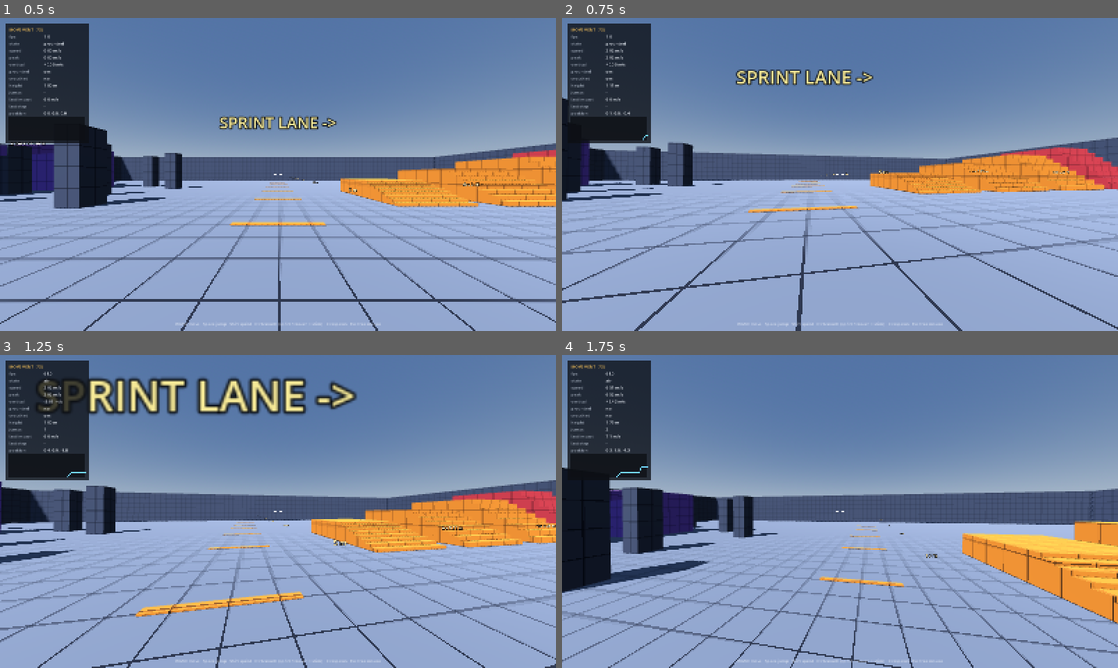
Above: before the commit, frames 1-4 (two rows, left to right).
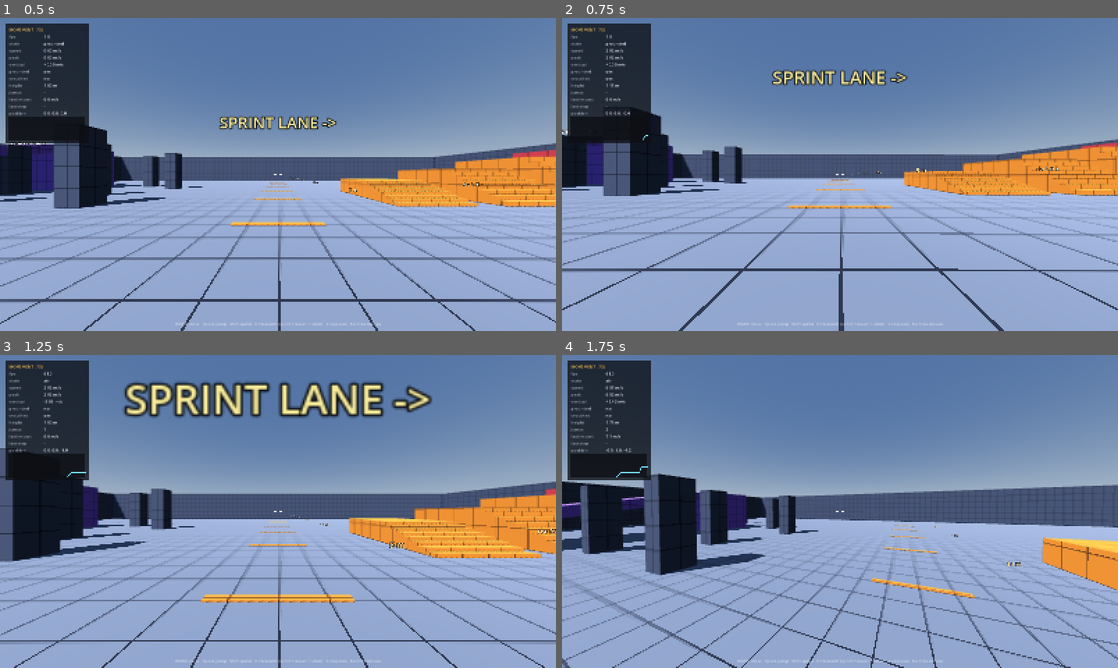
Above: after the commit, the same moments.

Repository: B-2222/BestFPS
Game: Godot game, scene res://scenes/levels/test_arena.tscn
Same seed, same stepped clock (60 frames per second), same inputs: the game is played once before the commit and once after it.
Inputs (mouse positions are in pixels of both pictures, inside the frame that each line leads up to):
- Up to frame 1 (0.5 s): no input
- Up to frame 2 (0.75 s): move the mouse to (867, 174) at 0.52 s; hold W (move_forward) from 0.53 s (still down); hold Ctrl (crouch) from 0.53 s (still down)
- Up to frame 3 (1.25 s): keep holding W (move_forward); keep holding Ctrl (crouch); tap Space (jump) at 0.77, 1.07 s; tap Shift (sprint) at 0.8 s
- Up to frame 4 (1.75 s): keep holding W (move_forward); move the mouse to (812, 511) at 1.27 s; release Ctrl (crouch) at 1.28 s; tap Shift (sprint) at 1.35 s; tap Space (jump) at 1.52, 1.55 s

Frame 1 is identical in both runs. In frame 2, 16% of the frame differs, in the area x 0-100%, y 16-100%; in frame 3, 24%, in the area x 0-100%, y 7-100%; in frame 4, 21%.

Commit message:
feat(ci): browser build published to GitHub Pages
Exports a WebAssembly build on every push and deploys it to Pages, so
the current state is playable from a link instead of requiring a Godot
install. The deploy is gated on the movement smoke test, so a broken
build never reaches the link.

Three web constraints drove the configuration. Each one fails at
runtime rather than at export, which is the worst place to find them:

- Threads are disabled (variant/thread_support=false). A threaded Godot
  web build needs SharedArrayBuffer, which needs cross-origin isolation,
  which needs COOP/COEP response headers -- and GitHub Pages cannot send
  custom headers. Verified in a real browser over plain HTTP:
  crossOriginIsolated === false and the engine boots anyway. The
  workflow now fails the build if index.worker.js ever appears, since
  that file means a threaded build slipped through.
- Web has no Vulkan, so rendering_method.web is gl_compatibility and
  SSAO is guarded on RenderingServer.get_rendering_device() rather than
  merely configured. 4x MSAA is also off on web.
- Pointer lock needs a user gesture.

That last one produced two real bugs, both found by driving the
exported build in a headless browser rather than by reading the code:

- PlayerInput asked for mouse capture in _ready(). The browser refuses
  that outside a gesture, but Godot still reports the mode it *asked*
  for -- so the game believed it had the mouse when it did not, which
  silently defeated both the new prompt and the guard in
  fill_command(). Capture is now left to the click on web.
- Browsers deliver one large movementX/movementY the moment pointer
  lock is granted, being the jump from the old cursor position to the
  lock origin. Fed into apply_look() it spun the view straight up on
  the first click. One motion event is now discarded after capture.

Added CapturePrompt, a "click to play" overlay. It is required on web
(without it the game just looks frozen, since input is deliberately
ignored while the mouse is free) and useful on desktop after Esc. It
polls mouse mode rather than listening to our own input, because the
browser also drops pointer lock on tab switch and focus loss.

export_presets.cfg is now committed -- CI needs it and the Web preset
holds no secrets. The .gitignore note explains where a signed desktop
or mobile preset would have to keep its keystore instead.

End-to-end verified in Chromium: boots in ~2 s over plain HTTP, click
acquires pointer lock, W walks at exactly 6.50 m/s, jump registers with
a 7.1 m/s landing impact, and the horizon stays level.

Pages must be switched to "GitHub Actions" as its source once, by hand;
a workflow cannot do it. Noted in the README and the workflow header.

Co-Authored-By: Claude <noreply@anthropic.com>
Claude-Session: https://claude.ai/code/session_01YFatVD6W6MGz1PHfpjP395

Diff:
--- a/project.godot
+++ b/project.godot
@@ -98,3 +98,10 @@
 textures/default_filters/anisotropic_filtering_level=3
 anti_aliasing/quality/msaa_3d=2
 anti_aliasing/quality/screen_space_aa=1
+; Web has no Vulkan. Forward+ is desktop-only, so the browser build runs the
+; Compatibility renderer -- which is also why SSAO is guarded at runtime in
+; arena_builder.gd rather than just switched on.
+renderer/rendering_method="forward_plus"
+renderer/rendering_method.web="gl_compatibility"
+; 4x MSAA is a real cost on integrated GPUs, which is most browser players.
+anti_aliasing/quality/msaa_3d.web=0
--- a/scenes/levels/test_arena.tscn
+++ b/scenes/levels/test_arena.tscn
@@ -1,8 +1,9 @@
-[gd_scene load_steps=4 format=3]
+[gd_scene load_steps=5 format=3]
 
 [ext_resource type="Script" path="res://scripts/levels/arena_builder.gd" id="1_arena"]
 [ext_resource type="PackedScene" path="res://scenes/player/player.tscn" id="2_player"]
 [ext_resource type="Script" path="res://scripts/ui/debug_hud.gd" id="3_hud"]
+[ext_resource type="Script" path="res://scripts/ui/capture_prompt.gd" id="4_prompt"]
 
 [node name="TestArena" type="Node3D"]
 script = ExtResource("1_arena")
@@ -12,3 +13,6 @@
 
 [node name="DebugHUD" type="CanvasLayer" parent="."]
 script = ExtResource("3_hud")
+
+[node name="CapturePrompt" type="CanvasLayer" parent="."]
+script = ExtResource("4_prompt")
--- a/scripts/levels/arena_builder.gd
+++ b/scripts/levels/arena_builder.gd
@@ -173,9 +173,12 @@
 	env.reflected_light_source = Environment.REFLECTION_SOURCE_SKY
 	env.tonemap_mode = Environment.TONE_MAPPER_FILMIC
 	env.tonemap_exposure = 0.85
-	# Forward+ only. Harmless on the compatibility renderer, which just warns.
-	env.ssao_enabled = true
-	env.ssao_intensity = 1.0
+	# SSAO exists only on Forward+. The browser build runs the Compatibility
+	# renderer, which has no RenderingDevice -- ask for SSAO there and Godot
+	# just logs a warning every launch.
+	if RenderingServer.get_rendering_device() != null:
+		env.ssao_enabled = true
+		env.ssao_intensity = 1.0
 
 	var world_env := WorldEnvironment.new()
 	world_env.name = "WorldEnvironment"
--- a/scripts/player/player_input.gd
+++ b/scripts/player/player_input.gd
@@ -11,16 +11,41 @@
 
 var _controller: PlayerController
 
+## Set when we take the mouse, cleared by the next motion event.
+## See _unhandled_input() for why.
+var _discard_next_motion: bool = false
+
 func _ready() -> void:
 	_controller = get_node(controller_path) as PlayerController
-	# Headless (CI, smoke tests) has no window to capture the mouse into.
-	if DisplayServer.get_name() != "headless":
-		Input.set_mouse_mode(Input.MOUSE_MODE_CAPTURED)
+
+	# Capture the mouse on start on desktop only.
+	#
+	# Headless (CI, smoke tests) has no window to capture into. The browser is
+	# the subtler case: it refuses pointer lock outside a user gesture, but
+	# Godot's mouse mode still reports whatever we *asked* for -- so requesting
+	# capture here would make the game report itself as captured when the mouse
+	# is still free, which silently defeats both CapturePrompt and the guard in
+	# fill_command(). On web the click handler below does it instead, from
+	# inside a real gesture where the browser will actually grant it.
+	if DisplayServer.get_name() != "headless" and not OS.has_feature("web"):
+		_capture_mouse()
+
+func _capture_mouse() -> void:
+	Input.set_mouse_mode(Input.MOUSE_MODE_CAPTURED)
+	_discard_next_motion = true
 
 func _unhandled_input(event: InputEvent) -> void:
 	var captured := Input.get_mouse_mode() == Input.MOUSE_MODE_CAPTURED
 
 	if event is InputEventMouseMotion and captured:
+		# Browsers deliver one large movementX/movementY immediately after
+		# pointer lock is granted -- the jump from wherever the cursor was to
+		# the lock origin. Fed straight into apply_look() that spins the view
+		# to the sky on the first click. Drop exactly one event; a real flick
+		# never depends on the single frame after capture.
+		if _discard_next_motion:
+			_discard_next_motion = false
+			return
 		# Applied immediately rather than deferred to the physics tick, so aim
 		# latency tracks the display refresh instead of the 120 Hz simulation.
 		_controller.apply_look((event as InputEventMouseMotion).relative)
@@ -32,7 +57,7 @@
 		return
 
 	if event is InputEventMouseButton and (event as InputEventMouseButton).pressed and not captured:
-		Input.set_mouse_mode(Input.MOUSE_MODE_CAPTURED)
+		_capture_mouse()
 		get_viewport().set_input_as_handled()
 		return
 
--- /dev/null
+++ b/scripts/ui/capture_prompt.gd
@@ -0,0 +1,68 @@
+class_name CapturePrompt
+extends CanvasLayer
+## "Click to play" overlay, shown whenever the mouse is not captured.
+##
+## This is not decoration -- the browser build does not work without it.
+## Pointer lock can only be requested from a user gesture, so the capture
+## attempt in [PlayerInput]'s _ready() is refused on the web and the game sits
+## there looking frozen: mouse look does nothing and [method
+## PlayerInput.fill_command] deliberately returns empty input while the mouse is
+## free. Telling the player to click is the whole fix.
+##
+## It earns its place on desktop too, as the thing you see after pressing Esc.
+
+const CONTROLS := "WASD move     Space jump     Shift sprint     Ctrl crouch\n" \
+		+ "sprint + crouch = slide     R respawn     F3 stats     Esc release mouse"
+
+var _root: Control
+var _shown: bool = true
+
+func _ready() -> void:
+	layer = 20
+	_build()
+
+func _process(_delta: float) -> void:
+	# Polled rather than driven by a signal: mouse mode also changes from
+	# outside the game (the browser dropping pointer lock on tab switch, the
+	# window losing focus), and none of that routes through our input code.
+	var want := Input.get_mouse_mode() != Input.MOUSE_MODE_CAPTURED
+	if want != _shown:
+		_shown = want
+		_root.visible = want
+
+func _build() -> void:
+	_root = Control.new()
+	_root.set_anchors_preset(Control.PRESET_FULL_RECT)
+	_root.mouse_filter = Control.MOUSE_FILTER_IGNORE
+	add_child(_root)
+
+	var dim := ColorRect.new()
+	dim.color = Color(0.03, 0.04, 0.06, 0.72)
+	dim.set_anchors_preset(Control.PRESET_FULL_RECT)
+	dim.mouse_filter = Control.MOUSE_FILTER_IGNORE
+	_root.add_child(dim)
+
+	var column := VBoxContainer.new()
+	column.set_anchors_preset(Control.PRESET_CENTER)
+	# A centred container still has to be pulled back by half its own size.
+	column.grow_horizontal = Control.GROW_DIRECTION_BOTH
+	column.grow_vertical = Control.GROW_DIRECTION_BOTH
+	column.alignment = BoxContainer.ALIGNMENT_CENTER
+	column.add_theme_constant_override("separation", 14)
+	column.mouse_filter = Control.MOUSE_FILTER_IGNORE
+	_root.add_child(column)
+
+	column.add_child(_make_label("BestFPS", 44, Color(1, 1, 1)))
+	column.add_child(_make_label("Milestone 1 — movement test", 16,
+			Color(1.0, 0.78, 0.35)))
+	column.add_child(_make_label("Click to play", 26, Color(0.85, 0.92, 1.0)))
+	column.add_child(_make_label(CONTROLS, 14, Color(1, 1, 1, 0.62)))
+
+func _make_label(text: String, size: int, color: Color) -> Label:
+	var label := Label.new()
+	label.text = text
+	label.horizontal_alignment = HORIZONTAL_ALIGNMENT_CENTER
+	label.add_theme_font_size_override("font_size", size)
+	label.add_theme_color_override("font_color", color)
+	label.mouse_filter = Control.MOUSE_FILTER_IGNORE
+	return label
Not shown, added: export_presets.cfg
Not shown, added: scripts/ui/capture_prompt.gd.uid
Not shown, added: .github/workflows/web.yml
Not shown, changed: .gitignore
Not shown, changed: README.md
Not shown, changed: ROADMAP.md
Not shown, changed: docs/architecture.md
